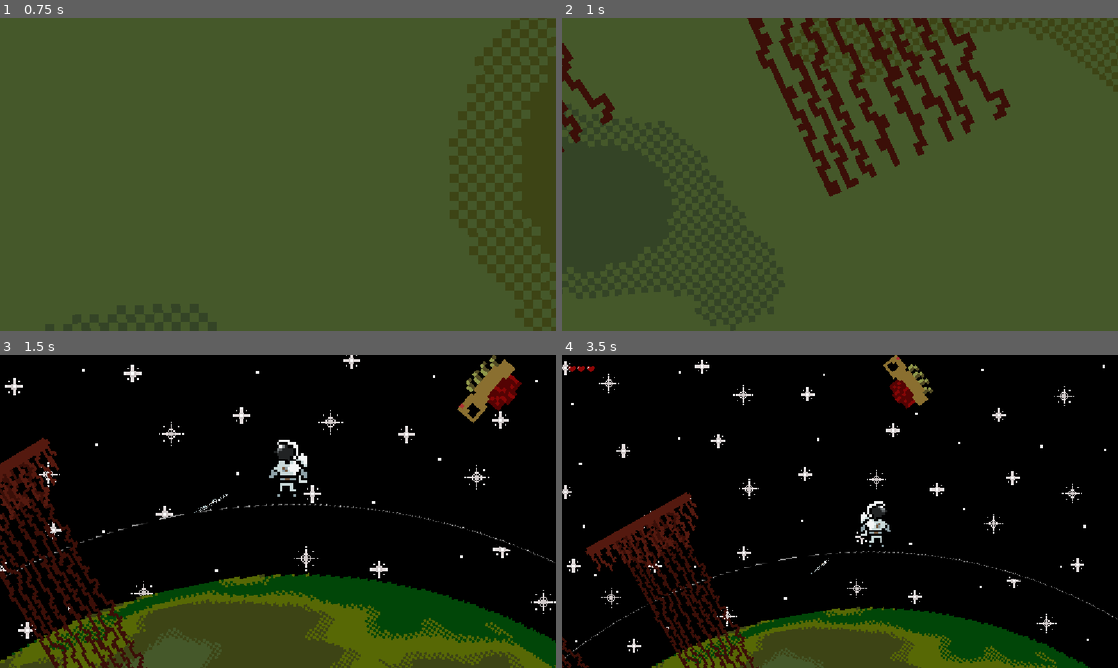
Above: before the commit, frames 1-4 (two rows, left to right).
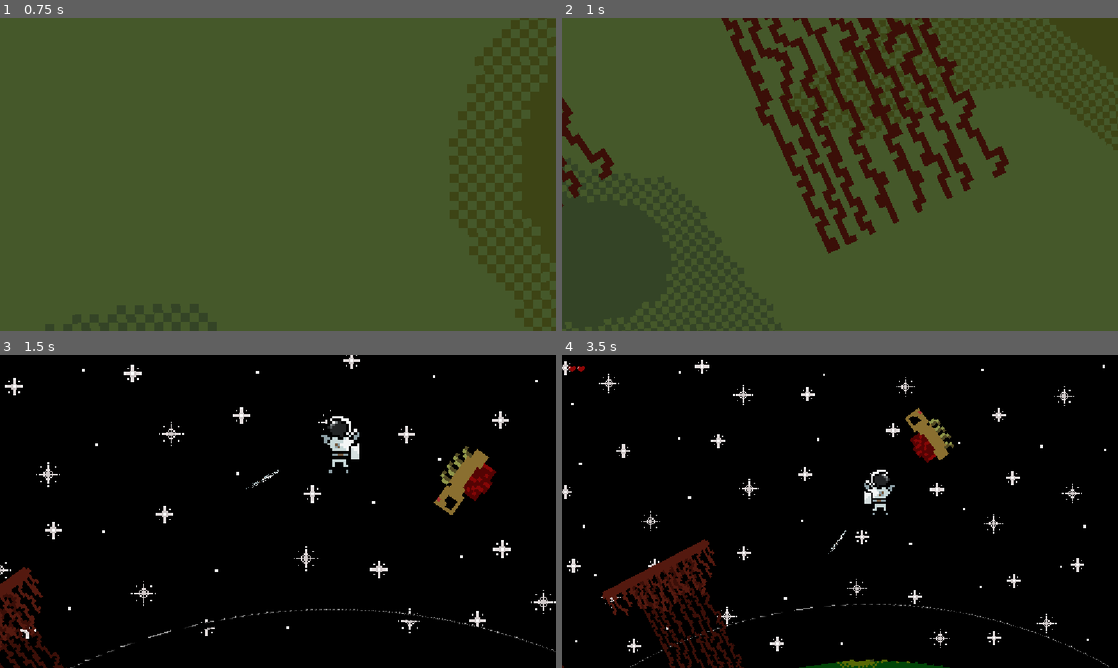
Above: after the commit, the same moments.

Repository: sDANTOSO/whs-overlockers-kiwihacks
Game: Godot game, scene res://Scenes/test_planet2.tscn
Same seed, same stepped clock (60 frames per second), same inputs: the game is played once before the commit and once after it. This scene is started directly instead of the project's main scene. The engine's default icon, where the game draws it, is replaced by a stand-in: a white triangle on a blue panel in a dark square.
Inputs (mouse positions are in pixels of both pictures, inside the frame that each line leads up to):
- Up to frame 1 (0.75 s): tap Enter (ui_accept) at 0.5 s; move the mouse to (400, 158) at 0.52 s; hold Right (ui_right) from 0.53 s (still down); hold Enter (ui_accept) from 0.53 s (still down)
- Up to frame 2 (1 s): keep holding Right (ui_right); keep holding Enter (ui_accept); tap W (jump, bound only after the commit) at 0.77, 0.8 s
- Up to frame 3 (1.5 s): tap W (jump, bound only after the commit) at 1.07, 1.35 s; move the mouse to (166, 527) at 1.27 s; release Right (ui_right) at 1.28 s; release Enter (ui_accept) at 1.28 s; hold Left (ui_left) from 1.28 s (still down)
- Up to frame 4 (3.5 s): tap W (jump, bound only after the commit) at 1.52, 1.82, 2.3, 3.02, 3.32 s; tap Enter (ui_accept) at 1.55, 2.85 s; move the mouse to (895, 442) at 2.02 s; release Left (ui_left) at 2.03 s; hold C (checkpoint) 2.03-2.78 s; hold Right (ui_right) from 2.03 s (still down); move the mouse to (812, 574) at 2.77 s

Frame 1 is identical in both runs. In frame 2, 12% of the frame differs, in the area x 0-81%, y 0-76%; in frame 3, 30%, in the area x 0-100%, y 0-100%; in frame 4, 17%.

Commit message:
WASD controls

Diff:
--- a/fruity-space/Scenes/test_planet2.tscn
+++ b/fruity-space/Scenes/test_planet2.tscn
@@ -71,6 +71,9 @@
 [node name="Area2D" parent="Path2D/PathFollow2D/evil_enemy" index="0" unique_id=1102634025 node_paths=PackedStringArray("player")]
 player = NodePath("../../../../Player")
 
+[node name="CollisionShape2D" parent="Path2D/PathFollow2D/evil_enemy/Area2D" index="0" unique_id=900894755]
+position = Vector2(0, 0)
+
 [node name="Platforms" type="Node2D" parent="." unique_id=217250550]
 
 [node name="platform" parent="Platforms" unique_id=1459076347 instance=ExtResource("8_8xu40")]
--- a/fruity-space/Scripts/collectable.gd
+++ b/fruity-space/Scripts/collectable.gd
@@ -20,7 +20,6 @@
 		# increase global amount collected here
 		Globals.reduce_collectables();
 
-
 func collect_apply():
 	# destroy the collectable
 	queue_free();
--- a/fruity-space/Scripts/player.gd
+++ b/fruity-space/Scripts/player.gd
@@ -42,7 +42,7 @@
 	var mousePos = get_global_mouse_position();
 	arrow.look_at(mousePos)
 
-	var direction := Input.get_axis("ui_left", "ui_right")
+	var direction := Input.get_axis("left", "right")
 	if direction > 0:
 		sprite.flip_h = false;
 	elif direction < 0:
@@ -55,7 +55,7 @@
 	else:
 		grounded = true;
 		sprite.texture = idleSprite;
-		if Input.is_action_just_pressed("ui_accept"):
+		if Input.is_action_just_pressed("jump"):
 			velocity-=diffToPlanet*jump_velocity;
 
 	var rightward = transform.x;
@@ -82,7 +82,6 @@
 	if frames_since_last_damaged >= damage_cooldown:
 		health -= 1
 		frames_since_last_damaged = 0
-		#print(health)
 		hud.display_health(health)
 	if health <= 0:
 		goto_checkpoint()
--- a/fruity-space/project.godot
+++ b/fruity-space/project.godot
@@ -41,6 +41,25 @@
 "events": [Object(InputEventMouseButton,"resource_local_to_scene":false,"resource_name":"","device":-1,"window_id":0,"a …(258 unchanged characters)…
 ]
 }
+left={
+"deadzone": 0.2,
+"events": [Object(InputEventKey,"resource_local_to_scene":false,"resource_name":"","device":-1,"window_id":0,"alt_pressed":false,"shift_pressed":false,"ctrl_pressed":false,"meta_pressed":false,"pressed":false,"keycode":0,"physical_keycode":65,"key_label":0,"unicode":97,"location":0,"echo":false,"script":null)
+, Object(InputEventKey,"resource_local_to_scene":false,"resource_name":"","device":-1,"window_id":0,"alt_pressed":false,"shift_pressed":false,"ctrl_pressed":false,"meta_pressed":false,"pressed":false,"keycode":0,"physical_keycode":4194319,"key_label":0,"unicode":0,"location":0,"echo":false,"script":null)
+]
+}
+right={
+"deadzone": 0.2,
+"events": [Object(InputEventKey,"resource_local_to_scene":false,"resource_name":"","device":-1,"window_id":0,"alt_pressed":false,"shift_pressed":false,"ctrl_pressed":false,"meta_pressed":false,"pressed":false,"keycode":0,"physical_keycode":68,"key_label":0,"unicode":100,"location":0,"echo":false,"script":null)
+, Object(InputEventKey,"resource_local_to_scene":false,"resource_name":"","device":-1,"window_id":0,"alt_pressed":false,"shift_pressed":false,"ctrl_pressed":false,"meta_pressed":false,"pressed":false,"keycode":0,"physical_keycode":4194321,"key_label":0,"unicode":0,"location":0,"echo":false,"script":null)
+]
+}
+jump={
+"deadzone": 0.2,
+"events": [Object(InputEventKey,"resource_local_to_scene":false,"resource_name":"","device":-1,"window_id":0,"alt_pressed":false,"shift_pressed":false,"ctrl_pressed":false,"meta_pressed":false,"pressed":false,"keycode":0,"physical_keycode":87,"key_label":0,"unicode":119,"location":0,"echo":false,"script":null)
+, Object(InputEventKey,"resource_local_to_scene":false,"resource_name":"","device":-1,"window_id":0,"alt_pressed":false,"shift_pressed":false,"ctrl_pressed":false,"meta_pressed":false,"pressed":false,"keycode":0,"physical_keycode":4194320,"key_label":0,"unicode":0,"location":0,"echo":false,"script":null)
+, Object(InputEventKey,"resource_local_to_scene":false,"resource_name":"","device":-1,"window_id":0,"alt_pressed":false,"shift_pressed":false,"ctrl_pressed":false,"meta_pressed":false,"pressed":false,"keycode":0,"physical_keycode":32,"key_label":0,"unicode":32,"location":0,"echo":false,"script":null)
+]
+}
 
 [physics]
 
